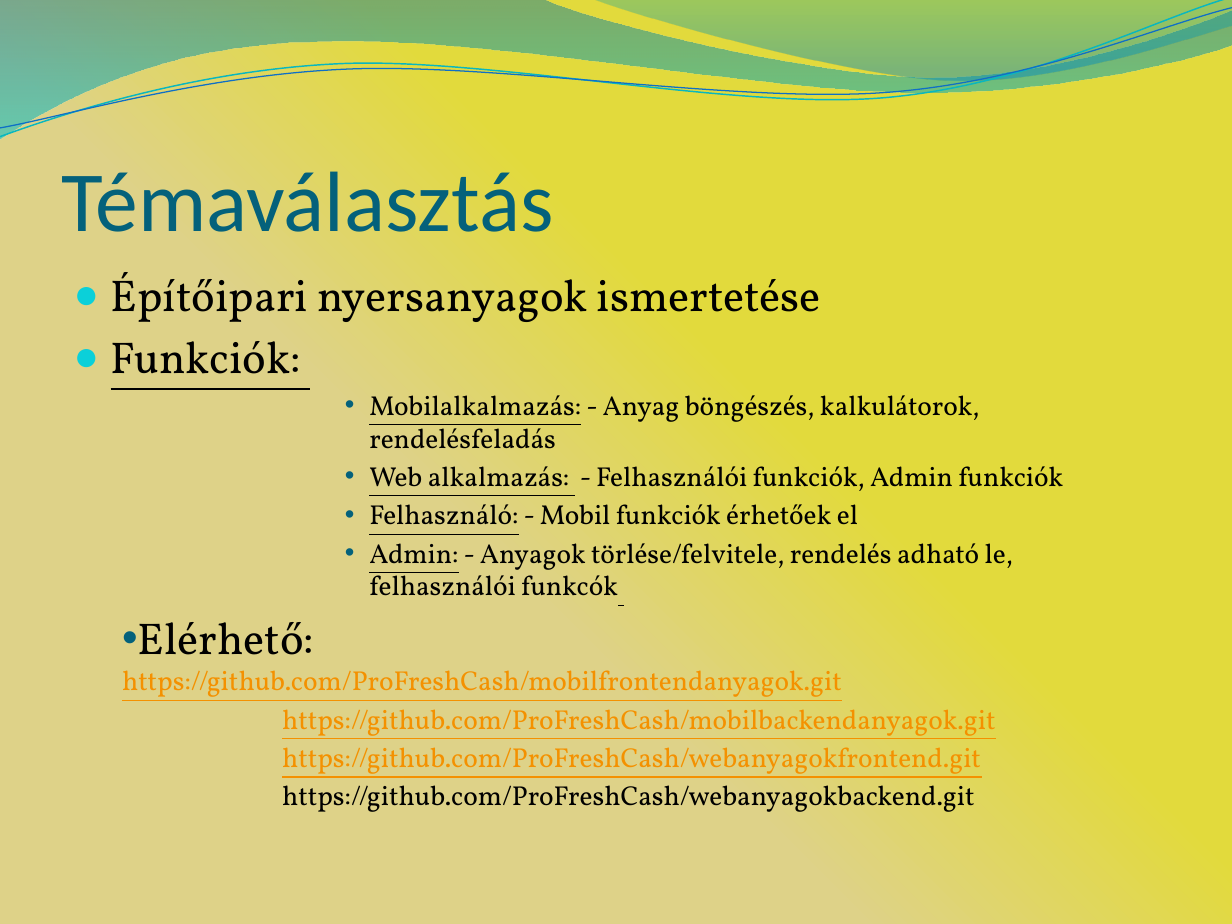
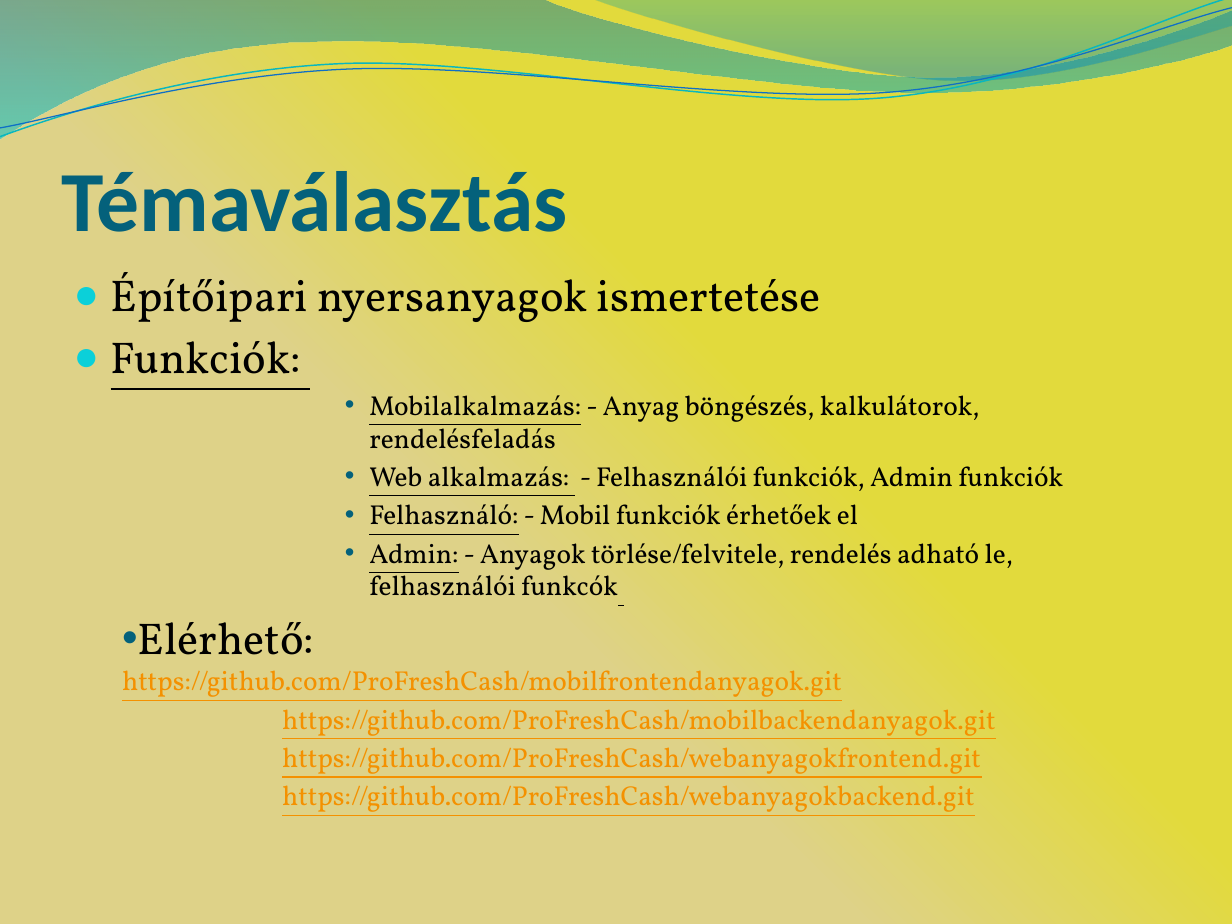
Before and after one commit to ProFreshCash/mobilfrontendanyagok, a slide deck: slide 2 of Varbirone_vedes_minta.pptx. Drawn at 1232x924 pixels with LibreOffice and Linux fonts; fonts in the diff are those of the drawing. Boxes give left, top, right and bottom in pixels: in the first picture for what was removed or moved away, otherwise in the second. Text is boxed around its words. In the diff, an @@ line names an element or a change of style, - is before the commit and + after.

```diff
--- a/Varbirone_vedes_minta.pptx
+++ b/Varbirone_vedes_minta.pptx
@@ title "Témaválasztás" at [62, 160, 568, 251]: bold on @@
@@ text at [282, 779, 975, 816]: text colour #000000 to #F49100, underline on in "https://github.com/ProFreshCash/webanyagokbackend.git" @@
```
Also in this commit, not shown: 2 other slides changed, 5 slides added, 1 slide removed.
